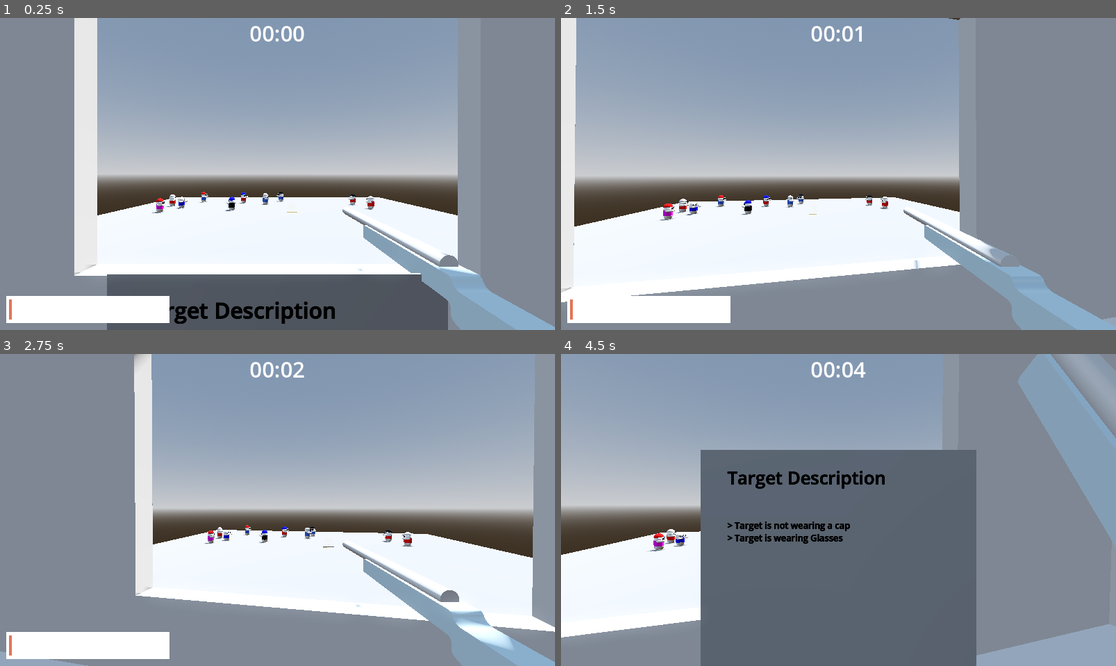
Above: before the commit, frames 1-4 (two rows, left to right).
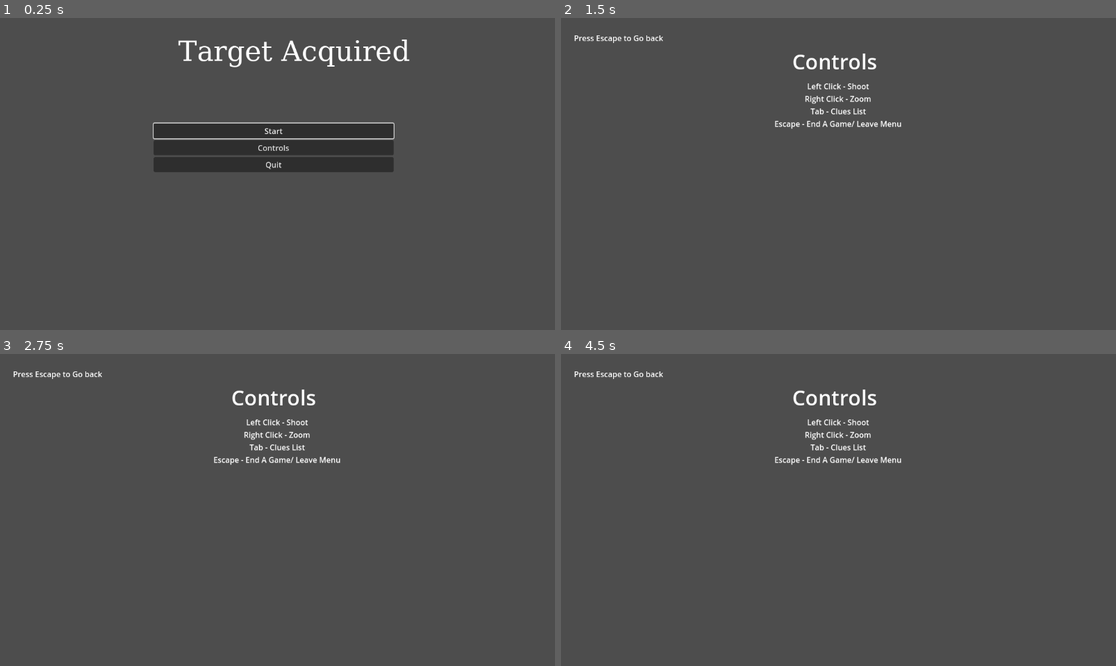
Above: after the commit, the same moments.

Repository: DataRange/game-jam-prep
Game: Godot game, scene res://Scenes/main_menu.tscn
Same seed, same stepped clock (60 frames per second), same inputs: the game is played once before the commit and once after it. Before the commit the project starts from res://Scenes/world.tscn.
Inputs (mouse positions are in pixels of both pictures, inside the frame that each line leads up to):
- Up to frame 1 (0.25 s): no input
- Up to frame 2 (1.5 s): click (832, 149) at 0.5 s, where only the run after the commit has a clickable "Controls"; move the mouse to (866, 174) at 1.27 s; press the mouse at (866, 174) at 1.28 s
- Up to frame 3 (2.75 s): move the mouse to (249, 510) at 2.02 s; release the mouse at (249, 510) at 2.03 s; tap Tab (open_guide) at 2.1 s
- Up to frame 4 (4.5 s): move the mouse to (849, 503) at 2.77 s; hold Right mouse button (right_click) 2.78-3.53 s; move the mouse to (832, 516) at 3.52 s; click (832, 516) at 3.6 s; move the mouse to (877, 513) at 4.27 s; hold Tab (open_guide) from 4.28 s (still down)

The runs differ from the first frame. In frame 1, 90% of the frame differs, in the area x 0-100%, y 0-100%; in frame 2, 98%; in frame 3, 98%; in frame 4, 99%.

Commit message:
title screen

Diff:
--- /dev/null
+++ b/Scenes/main_menu.tscn
@@ -0,0 +1,391 @@
+[gd_scene load_steps=4 format=3 uid="uid://dl4ds0u2llny4"]
+
+[ext_resource type="Script" uid="uid://cni1opmwv5ngl" path="res://Scripts/main_menu.gd" id="1_28flt"]
+
+[sub_resource type="FontFile" id="FontFile_28flt"]
+subpixel_positioning = 0
+msdf_pixel_range = 14
+msdf_size = 128
+cache/0/58/0/ascent = 0.0
+cache/0/58/0/descent = 0.0
+cache/0/58/0/underline_position = 0.0
+cache/0/58/0/underline_thickness = 0.0
+cache/0/58/0/scale = 1.0
+cache/0/16/0/ascent = 0.0
+cache/0/16/0/descent = 0.0
+cache/0/16/0/underline_position = 0.0
+cache/0/16/0/underline_thickness = 0.0
+cache/0/16/0/scale = 1.0
+cache/0/1/0/ascent = 0.0
+cache/0/1/0/descent = 0.0
+cache/0/1/0/underline_position = 0.0
+cache/0/1/0/underline_thickness = 0.0
+cache/0/1/0/scale = 1.0
+cache/0/2/0/ascent = 0.0
+cache/0/2/0/descent = 0.0
+cache/0/2/0/underline_position = 0.0
+cache/0/2/0/underline_thickness = 0.0
+cache/0/2/0/scale = 1.0
+cache/0/3/0/ascent = 0.0
+cache/0/3/0/descent = 0.0
+cache/0/3/0/underline_position = 0.0
+cache/0/3/0/underline_thickness = 0.0
+cache/0/3/0/scale = 1.0
+cache/0/4/0/ascent = 0.0
+cache/0/4/0/descent = 0.0
+cache/0/4/0/underline_position = 0.0
+cache/0/4/0/underline_thickness = 0.0
+cache/0/4/0/scale = 1.0
+cache/0/5/0/ascent = 0.0
+cache/0/5/0/descent = 0.0
+cache/0/5/0/underline_position = 0.0
+cache/0/5/0/underline_thickness = 0.0
+cache/0/5/0/scale = 1.0
+cache/0/6/0/ascent = 0.0
+cache/0/6/0/descent = 0.0
+cache/0/6/0/underline_position = 0.0
+cache/0/6/0/underline_thickness = 0.0
+cache/0/6/0/scale = 1.0
+cache/0/7/0/ascent = 0.0
+cache/0/7/0/descent = 0.0
+cache/0/7/0/underline_position = 0.0
+cache/0/7/0/underline_thickness = 0.0
+cache/0/7/0/scale = 1.0
+cache/0/8/0/ascent = 0.0
+cache/0/8/0/descent = 0.0
+cache/0/8/0/underline_position = 0.0
+cache/0/8/0/underline_thickness = 0.0
+cache/0/8/0/scale = 1.0
+cache/0/9/0/ascent = 0.0
+cache/0/9/0/descent = 0.0
+cache/0/9/0/underline_position = 0.0
+cache/0/9/0/underline_thickness = 0.0
+cache/0/9/0/scale = 1.0
+cache/0/10/0/ascent = 0.0
+cache/0/10/0/descent = 0.0
+cache/0/10/0/underline_position = 0.0
+cache/0/10/0/underline_thickness = 0.0
+cache/0/10/0/scale = 1.0
+cache/0/11/0/ascent = 0.0
+cache/0/11/0/descent = 0.0
+cache/0/11/0/underline_position = 0.0
+cache/0/11/0/underline_thickness = 0.0
+cache/0/11/0/scale = 1.0
+cache/0/12/0/ascent = 0.0
+cache/0/12/0/descent = 0.0
+cache/0/12/0/underline_position = 0.0
+cache/0/12/0/underline_thickness = 0.0
+cache/0/12/0/scale = 1.0
+cache/0/13/0/ascent = 0.0
+cache/0/13/0/descent = 0.0
+cache/0/13/0/underline_position = 0.0
+cache/0/13/0/underline_thickness = 0.0
+cache/0/13/0/scale = 1.0
+cache/0/14/0/ascent = 0.0
+cache/0/14/0/descent = 0.0
+cache/0/14/0/underline_position = 0.0
+cache/0/14/0/underline_thickness = 0.0
+cache/0/14/0/scale = 1.0
+cache/0/15/0/ascent = 0.0
+cache/0/15/0/descent = 0.0
+cache/0/15/0/underline_position = 0.0
+cache/0/15/0/underline_thickness = 0.0
+cache/0/15/0/scale = 1.0
+cache/0/17/0/ascent = 0.0
+cache/0/17/0/descent = 0.0
+cache/0/17/0/underline_position = 0.0
+cache/0/17/0/underline_thickness = 0.0
+cache/0/17/0/scale = 1.0
+cache/0/18/0/ascent = 0.0
+cache/0/18/0/descent = 0.0
+cache/0/18/0/underline_position = 0.0
+cache/0/18/0/underline_thickness = 0.0
+cache/0/18/0/scale = 1.0
+cache/0/19/0/ascent = 0.0
+cache/0/19/0/descent = 0.0
+cache/0/19/0/underline_position = 0.0
+cache/0/19/0/underline_thickness = 0.0
+cache/0/19/0/scale = 1.0
+cache/0/20/0/ascent = 0.0
+cache/0/20/0/descent = 0.0
+cache/0/20/0/underline_position = 0.0
+cache/0/20/0/underline_thickness = 0.0
+cache/0/20/0/scale = 1.0
+cache/0/21/0/ascent = 0.0
+cache/0/21/0/descent = 0.0
+cache/0/21/0/underline_position = 0.0
+cache/0/21/0/underline_thickness = 0.0
+cache/0/21/0/scale = 1.0
+cache/0/22/0/ascent = 0.0
+cache/0/22/0/descent = 0.0
+cache/0/22/0/underline_position = 0.0
+cache/0/22/0/underline_thickness = 0.0
+cache/0/22/0/scale = 1.0
+cache/0/23/0/ascent = 0.0
+cache/0/23/0/descent = 0.0
+cache/0/23/0/underline_position = 0.0
+cache/0/23/0/underline_thickness = 0.0
+cache/0/23/0/scale = 1.0
+cache/0/24/0/ascent = 0.0
+cache/0/24/0/descent = 0.0
+cache/0/24/0/underline_position = 0.0
+cache/0/24/0/underline_thickness = 0.0
+cache/0/24/0/scale = 1.0
+cache/0/25/0/ascent = 0.0
+cache/0/25/0/descent = 0.0
+cache/0/25/0/underline_position = 0.0
+cache/0/25/0/underline_thickness = 0.0
+cache/0/25/0/scale = 1.0
+cache/0/26/0/ascent = 0.0
+cache/0/26/0/descent = 0.0
+cache/0/26/0/underline_position = 0.0
+cache/0/26/0/underline_thickness = 0.0
+cache/0/26/0/scale = 1.0
+cache/0/27/0/ascent = 0.0
+cache/0/27/0/descent = 0.0
+cache/0/27/0/underline_position = 0.0
+cache/0/27/0/underline_thickness = 0.0
+cache/0/27/0/scale = 1.0
+cache/0/28/0/ascent = 0.0
+cache/0/28/0/descent = 0.0
+cache/0/28/0/underline_position = 0.0
+cache/0/28/0/underline_thickness = 0.0
+cache/0/28/0/scale = 1.0
+cache/0/29/0/ascent = 0.0
+cache/0/29/0/descent = 0.0
+cache/0/29/0/underline_position = 0.0
+cache/0/29/0/underline_thickness = 0.0
+cache/0/29/0/scale = 1.0
+cache/0/30/0/ascent = 0.0
+cache/0/30/0/descent = 0.0
+cache/0/30/0/underline_position = 0.0
+cache/0/30/0/underline_thickness = 0.0
+cache/0/30/0/scale = 1.0
+cache/0/31/0/ascent = 0.0
+cache/0/31/0/descent = 0.0
+cache/0/31/0/underline_position = 0.0
+cache/0/31/0/underline_thickness = 0.0
+cache/0/31/0/scale = 1.0
+cache/0/32/0/ascent = 0.0
+cache/0/32/0/descent = 0.0
+cache/0/32/0/underline_position = 0.0
+cache/0/32/0/underline_thickness = 0.0
+cache/0/32/0/scale = 1.0
+cache/0/33/0/ascent = 0.0
+cache/0/33/0/descent = 0.0
+cache/0/33/0/underline_position = 0.0
+cache/0/33/0/underline_thickness = 0.0
+cache/0/33/0/scale = 1.0
+cache/0/34/0/ascent = 0.0
+cache/0/34/0/descent = 0.0
+cache/0/34/0/underline_position = 0.0
+cache/0/34/0/underline_thickness = 0.0
+cache/0/34/0/scale = 1.0
+cache/0/35/0/ascent = 0.0
+cache/0/35/0/descent = 0.0
+cache/0/35/0/underline_position = 0.0
+cache/0/35/0/underline_thickness = 0.0
+cache/0/35/0/scale = 1.0
+cache/0/36/0/ascent = 0.0
+cache/0/36/0/descent = 0.0
+cache/0/36/0/underline_position = 0.0
+cache/0/36/0/underline_thickness = 0.0
+cache/0/36/0/scale = 1.0
+cache/0/37/0/ascent = 0.0
+cache/0/37/0/descent = 0.0
+cache/0/37/0/underline_position = 0.0
+cache/0/37/0/underline_thickness = 0.0
+cache/0/37/0/scale = 1.0
+cache/0/38/0/ascent = 0.0
+cache/0/38/0/descent = 0.0
+cache/0/38/0/underline_position = 0.0
+cache/0/38/0/underline_thickness = 0.0
+cache/0/38/0/scale = 1.0
+cache/0/39/0/ascent = 0.0
+cache/0/39/0/descent = 0.0
+cache/0/39/0/underline_position = 0.0
+cache/0/39/0/underline_thickness = 0.0
+cache/0/39/0/scale = 1.0
+cache/0/40/0/ascent = 0.0
+cache/0/40/0/descent = 0.0
+cache/0/40/0/underline_position = 0.0
+cache/0/40/0/underline_thickness = 0.0
+cache/0/40/0/scale = 1.0
+cache/0/41/0/ascent = 0.0
+cache/0/41/0/descent = 0.0
+cache/0/41/0/underline_position = 0.0
+cache/0/41/0/underline_thickness = 0.0
+cache/0/41/0/scale = 1.0
+cache/0/42/0/ascent = 0.0
+cache/0/42/0/descent = 0.0
+cache/0/42/0/underline_position = 0.0
+cache/0/42/0/underline_thickness = 0.0
+cache/0/42/0/scale = 1.0
+cache/0/43/0/ascent = 0.0
+cache/0/43/0/descent = 0.0
+cache/0/43/0/underline_position = 0.0
+cache/0/43/0/underline_thickness = 0.0
+cache/0/43/0/scale = 1.0
+cache/0/44/0/ascent = 0.0
+cache/0/44/0/descent = 0.0
+cache/0/44/0/underline_position = 0.0
+cache/0/44/0/underline_thickness = 0.0
+cache/0/44/0/scale = 1.0
+cache/0/45/0/ascent = 0.0
+cache/0/45/0/descent = 0.0
+cache/0/45/0/underline_position = 0.0
+cache/0/45/0/underline_thickness = 0.0
+cache/0/45/0/scale = 1.0
+cache/0/46/0/ascent = 0.0
+cache/0/46/0/descent = 0.0
+cache/0/46/0/underline_position = 0.0
+cache/0/46/0/underline_thickness = 0.0
+cache/0/46/0/scale = 1.0
+cache/0/47/0/ascent = 0.0
+cache/0/47/0/descent = 0.0
+cache/0/47/0/underline_position = 0.0
+cache/0/47/0/underline_thickness = 0.0
+cache/0/47/0/scale = 1.0
+cache/0/48/0/ascent = 0.0
+cache/0/48/0/descent = 0.0
+cache/0/48/0/underline_position = 0.0
+cache/0/48/0/underline_thickness = 0.0
+cache/0/48/0/scale = 1.0
+cache/0/49/0/ascent = 0.0
+cache/0/49/0/descent = 0.0
+cache/0/49/0/underline_position = 0.0
+cache/0/49/0/underline_thickness = 0.0
+cache/0/49/0/scale = 1.0
+cache/0/50/0/ascent = 0.0
+cache/0/50/0/descent = 0.0
+cache/0/50/0/underline_position = 0.0
+cache/0/50/0/underline_thickness = 0.0
+cache/0/50/0/scale = 1.0
+cache/0/51/0/ascent = 0.0
+cache/0/51/0/descent = 0.0
+cache/0/51/0/underline_position = 0.0
+cache/0/51/0/underline_thickness = 0.0
+cache/0/51/0/scale = 1.0
+cache/0/52/0/ascent = 0.0
+cache/0/52/0/descent = 0.0
+cache/0/52/0/underline_position = 0.0
+cache/0/52/0/underline_thickness = 0.0
+cache/0/52/0/scale = 1.0
+cache/0/53/0/ascent = 0.0
+cache/0/53/0/descent = 0.0
+cache/0/53/0/underline_position = 0.0
+cache/0/53/0/underline_thickness = 0.0
+cache/0/53/0/scale = 1.0
+cache/0/54/0/ascent = 0.0
+cache/0/54/0/descent = 0.0
+cache/0/54/0/underline_position = 0.0
+cache/0/54/0/underline_thickness = 0.0
+cache/0/54/0/scale = 1.0
+cache/0/55/0/ascent = 0.0
+cache/0/55/0/descent = 0.0
+cache/0/55/0/underline_position = 0.0
+cache/0/55/0/underline_thickness = 0.0
+cache/0/55/0/scale = 1.0
+cache/0/56/0/ascent = 0.0
+cache/0/56/0/descent = 0.0
+cache/0/56/0/underline_position = 0.0
+cache/0/56/0/underline_thickness = 0.0
+cache/0/56/0/scale = 1.0
+cache/0/57/0/ascent = 0.0
+cache/0/57/0/descent = 0.0
+cache/0/57/0/underline_position = 0.0
+cache/0/57/0/underline_thickness = 0.0
+cache/0/57/0/scale = 1.0
+
+[sub_resource type="Theme" id="Theme_48xlc"]
+default_font = SubResource("FontFile_28flt")
+default_font_size = 58
+
+[node name="MainMenu" type="Control"]
+layout_mode = 3
+anchors_preset = 15
+anchor_right = 1.0
+anchor_bottom = 1.0
+grow_horizontal = 2
+grow_vertical = 2
+script = ExtResource("1_28flt")
+
+[node name="VBoxContainer" type="VBoxContainer" parent="."]
+layout_mode = 1
+anchors_preset = -1
+anchor_top = 1.0
+anchor_bottom = 1.0
+offset_left = 319.0
+offset_top = -429.0
+offset_right = 817.0
+offset_bottom = -268.0
+grow_vertical = 0
+
+[node name="Start" type="Button" parent="VBoxContainer"]
+layout_mode = 2
+focus_neighbor_top = NodePath("../Quit")
+text = "Start"
+
+[node name="Controls" type="Button" parent="VBoxContainer"]
+layout_mode = 2
+text = "Controls"
+
+[node name="Quit" type="Button" parent="VBoxContainer"]
+layout_mode = 2
+focus_neighbor_bottom = NodePath("../Start")
+text = "Quit"
+
+[node name="Label" type="Label" parent="."]
+layout_mode = 1
+anchors_preset = -1
+anchor_left = 0.548
+anchor_right = 0.548
+offset_left = -261.296
+offset_top = 43.0
+offset_right = 142.704
+offset_bottom = 121.0
+theme = SubResource("Theme_48xlc")
+text = "Target Acquired"
+
+[node name="Controls screen" type="Control" parent="."]
+visible = false
+anchors_preset = 0
+offset_right = 40.0
+offset_bottom = 40.0
+
+[node name="Controls" type="Label" parent="Controls screen"]
+layout_mode = 0
+offset_right = 1151.0
+offset_bottom = 646.0
+text = "
+
+
+
+
+Left Click - Shoot
+Right Click - Zoom
+Tab - Clues List
+Escape - End A Game/ Leave Menu
+"
+horizontal_alignment = 1
+
+[node name="Label" type="Label" parent="Controls screen"]
+layout_mode = 0
+offset_left = 27.0
+offset_top = 30.0
+offset_right = 213.0
+offset_bottom = 53.0
+text = "Press Escape to Go back"
+
+[node name="Controls title" type="Label" parent="Controls screen"]
+layout_mode = 0
+offset_left = 480.0
+offset_top = 61.0
+offset_right = 655.0
+offset_bottom = 120.0
+theme_override_font_sizes/font_size = 43
+text = "Controls"
+
+[connection signal="pressed" from="VBoxContainer/Start" to="." method="_on_start_pressed"]
+[connection signal="pressed" from="VBoxContainer/Controls" to="." method="_on_controls_pressed"]
+[connection signal="pressed" from="VBoxContainer/Quit" to="." method="_on_quit_pressed"]
--- /dev/null
+++ b/Scripts/main_menu.gd
@@ -0,0 +1,27 @@
+extends Control
+
+
+# Called when the node enters the scene tree for the first time.
+func _ready() -> void:
+	$VBoxContainer/Start.grab_focus()
+
+# Called every frame. 'delta' is the elapsed time since the previous frame.
+func _process(delta: float) -> void:
+	pass
+
+func _on_start_pressed() -> void:
+	get_tree().change_scene_to_file("res://Scenes/world.tscn")
+
+func _on_quit_pressed() -> void:
+	get_tree().quit()
+
+func _on_controls_pressed() -> void:
+	$"Controls screen".show()
+	$Label.hide()
+	$VBoxContainer.hide()
+
+func _input(event):
+	if event.is_action("exit"):
+		$"Controls screen".hide()
+		$Label.show()
+		$VBoxContainer.show()
--- a/Scripts/targets.gd
+++ b/Scripts/targets.gd
@@ -8,6 +8,7 @@
 @onready var progress: ProgressBar = $SubViewport/ProgressBar
 
 signal died
+var dead: bool = false
 
 func _ready() -> void:
 	timer.wait_time = randi_range(3,7) * 1.0
@@ -20,7 +21,8 @@
 	pass
 
 func _on_area_entered(area: Area3D) -> void:
-	if area.is_in_group("bullet"):
+	if area.is_in_group("bullet") and !dead:
+		dead = true
 		emit_signal("died")
 		timer.stop()
 		target.hide()
@@ -31,6 +33,8 @@
 	queue_free() # Replace with function body.
 
 func _on_timer_timeout() -> void:
-	target.hide()
-	progress.hide()
-	deathExplosion.restart()
+	if !dead:
+		target.hide()
+		progress.hide()
+		deathExplosion.restart()
+		dead = true
--- a/Scripts/world.gd
+++ b/Scripts/world.gd
@@ -41,7 +41,6 @@
 		newTarget.died.connect(targetShot)
 		add_child(newTarget)
 
-
 func targetShot():
 	print("shot")
 	pass
--- a/project.godot
+++ b/project.godot
@@ -11,7 +11,7 @@
 [application]
 
 config/name="Game Jam Prep"
-run/main_scene="uid://1ffjdnxshitx"
+run/main_scene="uid://dl4ds0u2llny4"
 config/features=PackedStringArray("4.4", "Forward Plus")
 config/icon="res://icon.svg"
 
Not shown, added: Scripts/main_menu.gd.uid
